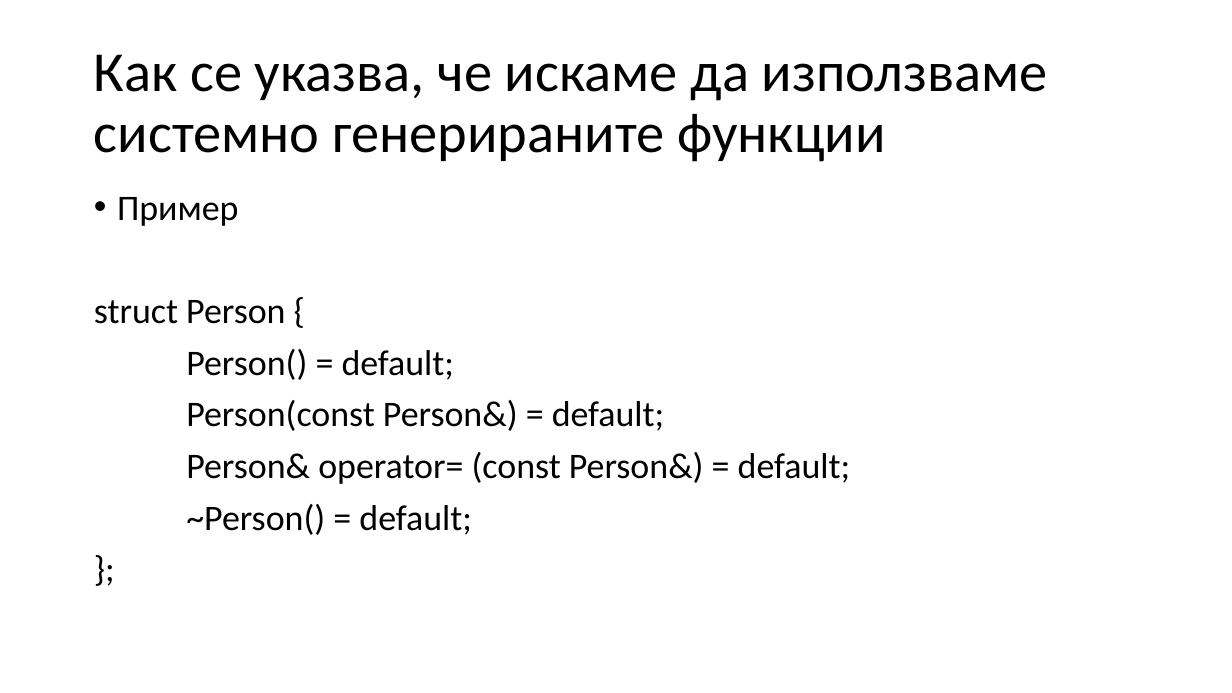
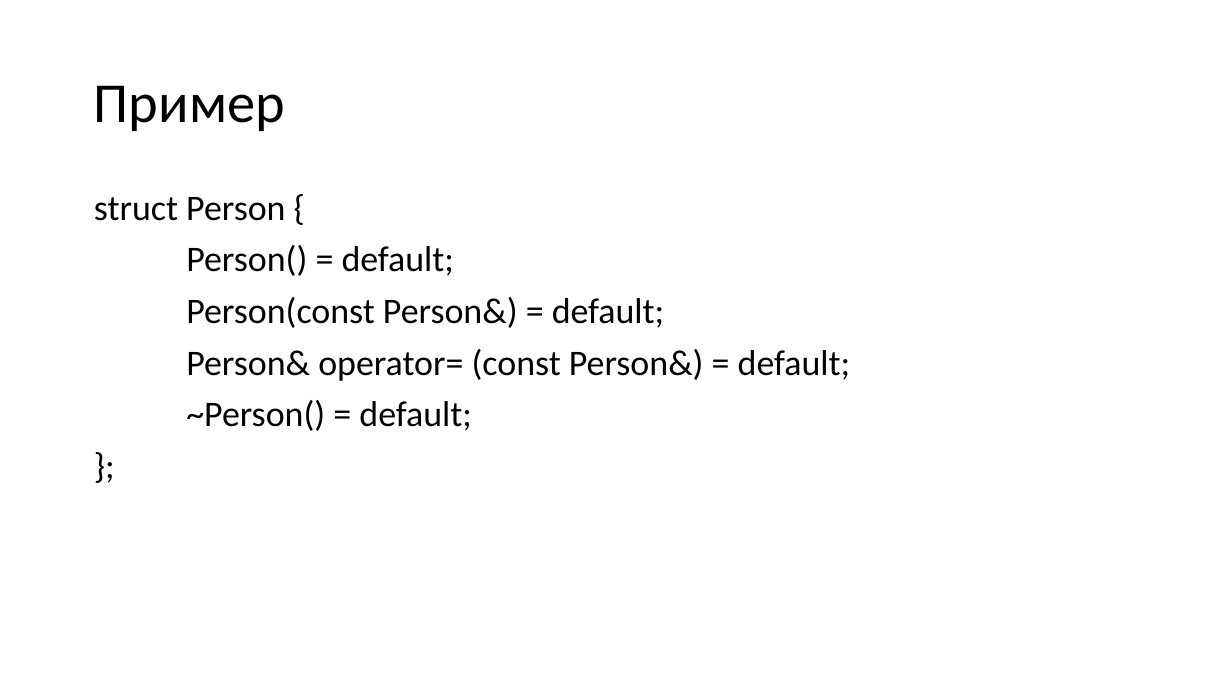
Before and after one commit to Mapmo/Uni-CPP, a slide deck: slide 71 of Object-Oriented Programming/Consultation 2/Consultation2.pptx. Drawn at 1232x693 pixels with LibreOffice and Linux fonts; fonts in the diff are those of the drawing. Boxes give left, top, right and bottom in pixels: in the first picture for what was removed or moved away, otherwise in the second. Text is boxed around its words. In the diff, an @@ line names an element or a change of style, - is before the commit and + after.

```diff
--- a/Object-Oriented Programming/Consultation 2/Consultation2.pptx
+++ b/Object-Oriented Programming/Consultation 2/Consultation2.pptx
@@ title at [94, 85, 285, 131]: text changed @@
-Как се указва, че искаме да използваме системно генерираните функции
+Пример
@@ text at [117, 197, 239, 226]: paragraph removed @@
-• Пример
```
Also in this commit, not shown: 12 other slides changed, 2 other files.
